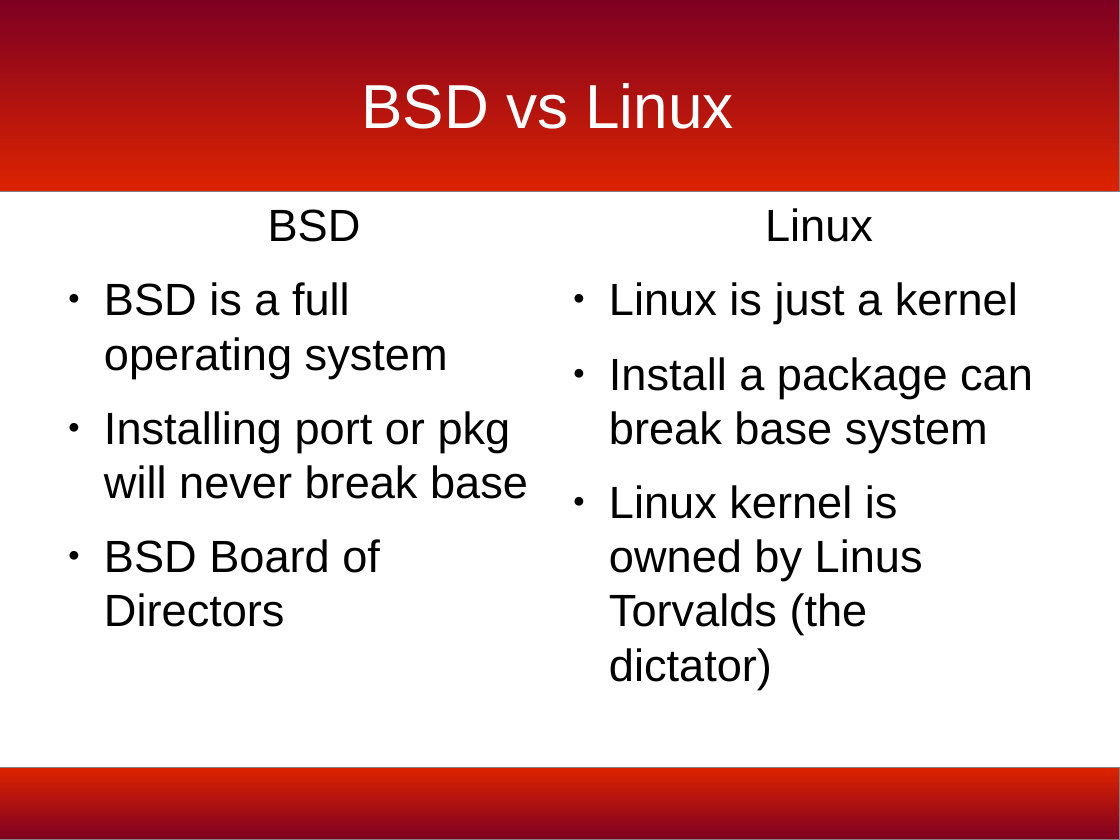
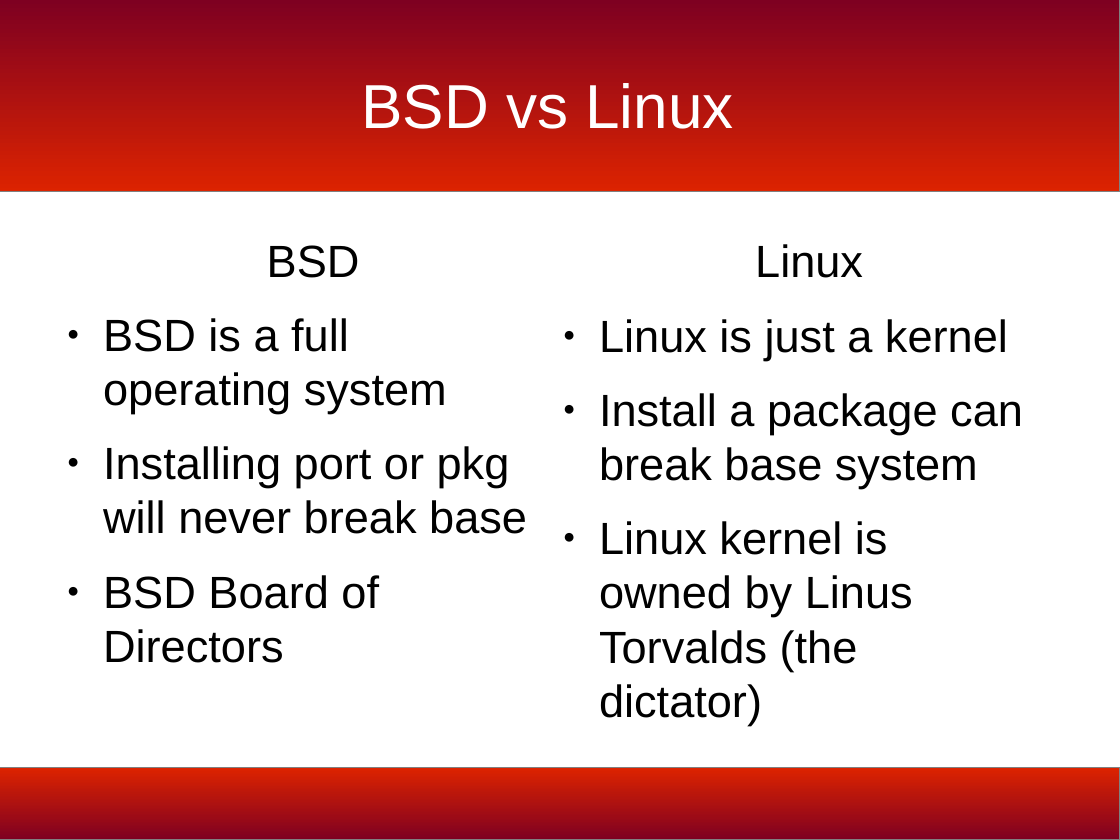
Before and after one commit to bmac2/BSD-Meetup-Files, a slide deck: slide 29 of bsd-history-slides.odp. Drawn at 1120x840 pixels with LibreOffice and Linux fonts; fonts in the diff are those of the drawing; background and template pictures are left out. Boxes give left, top, right and bottom in pixels: in the first picture for what was removed or moved away, otherwise in the second. Text is boxed around its words. In the diff, an @@ line names an element or a change of style, - is before the commit and + after.

```diff
--- a/bsd-history-slides.odp
+++ b/bsd-history-slides.odp
@@ text "BSD": place and size @@
-text "BSD" at [104, 209, 528, 627]
+text "BSD" at [103, 245, 527, 663]
@@ text "Linux": place and size @@
-text "Linux" at [609, 208, 1033, 689]
+text "Linux" at [599, 244, 1023, 726]
```
Also in this commit, not shown: 29 other slides changed.
